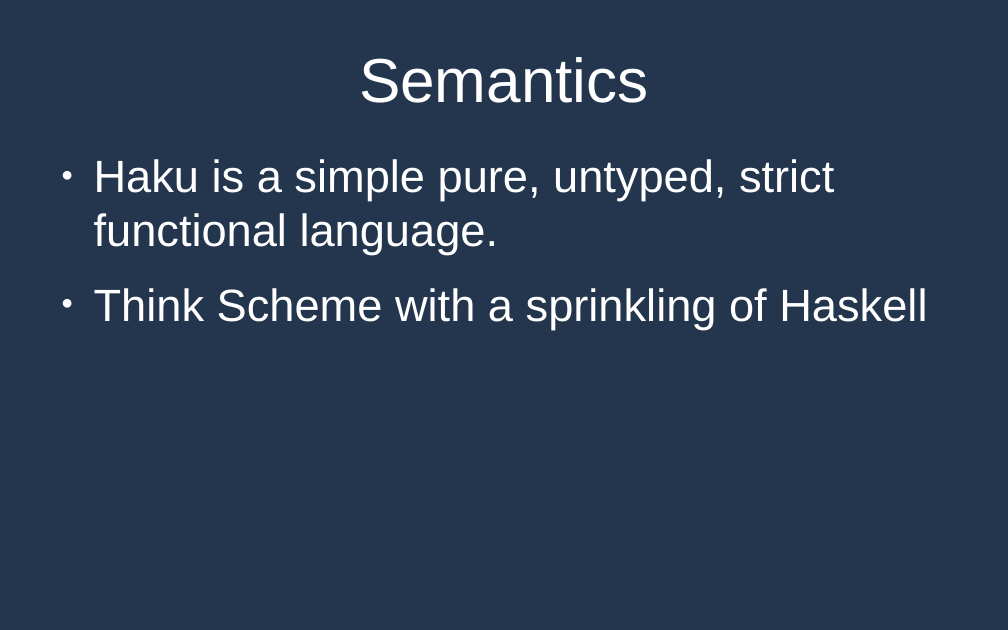
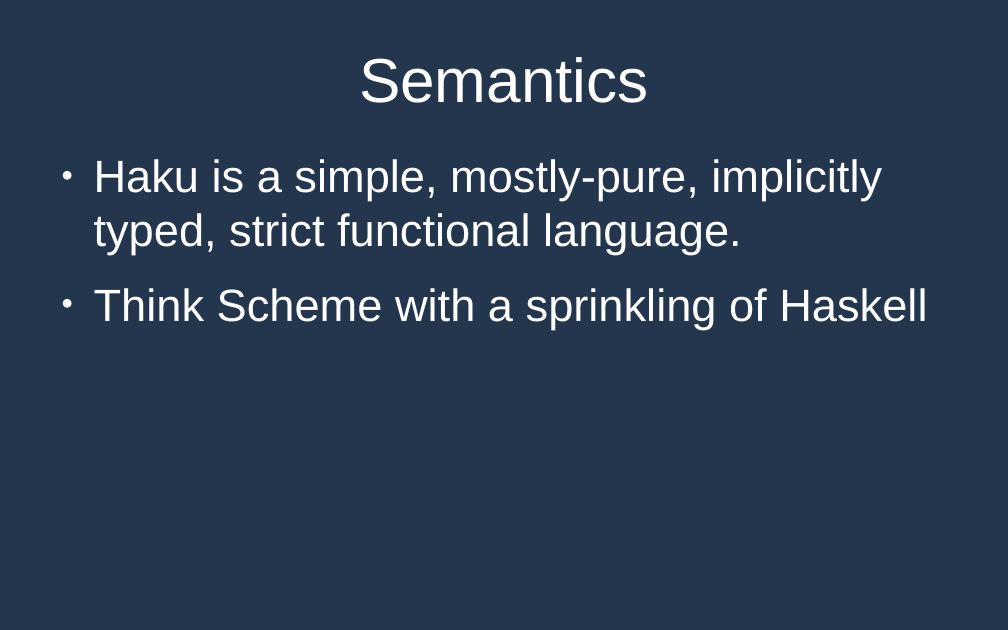
Before and after one commit to MrPicklePinosaur/haku, a slide deck: slide 25 of haku-talk/haku-talk.odp (slide 26 before the commit). Drawn at 1008x630 pixels with LibreOffice and Linux fonts; fonts in the diff are those of the drawing. Boxes give left, top, right and bottom in pixels: in the first picture for what was removed or moved away, otherwise in the second. Text is boxed around its words. In the diff, an @@ line names an element or a change of style, - is before the commit and + after.

Commit message:
Haku talk almost done ...

```diff
--- a/haku-talk/haku-talk.odp
+++ b/haku-talk/haku-talk.odp
@@ text at bbox=[94, 159, 882, 255]: text changed @@
-● Haku is a simple pure, untyped, strict functional language.
+● Haku is a simple, mostly-pure, implicitly typed, strict functional language.
```
Also in this commit, not shown: 2 other slides changed, 13 slides added, 1 slide removed, 2 other files.
